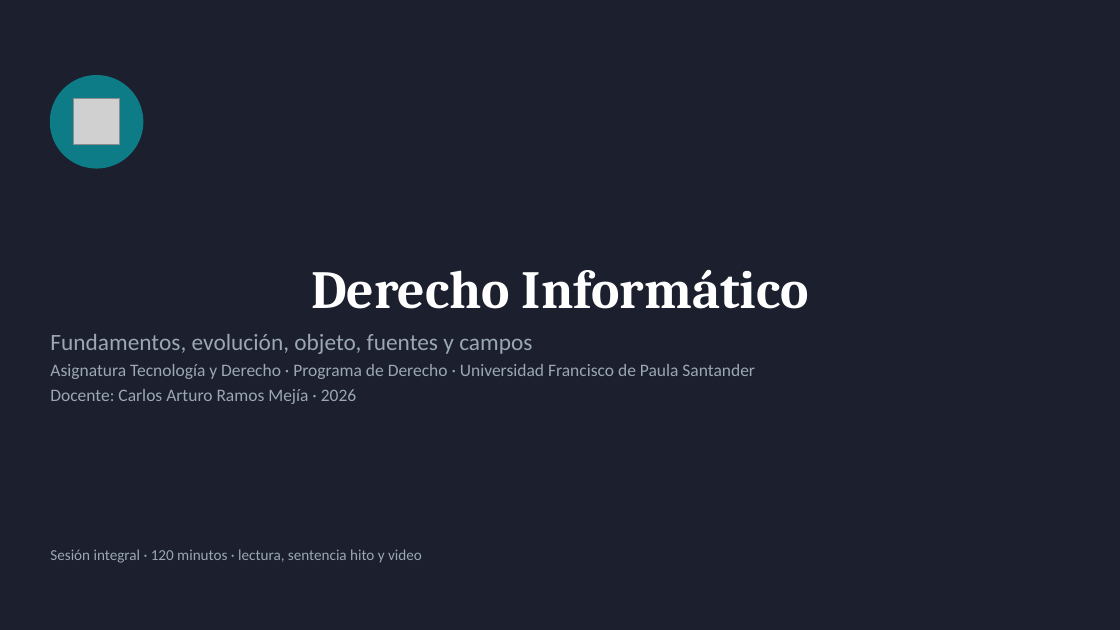
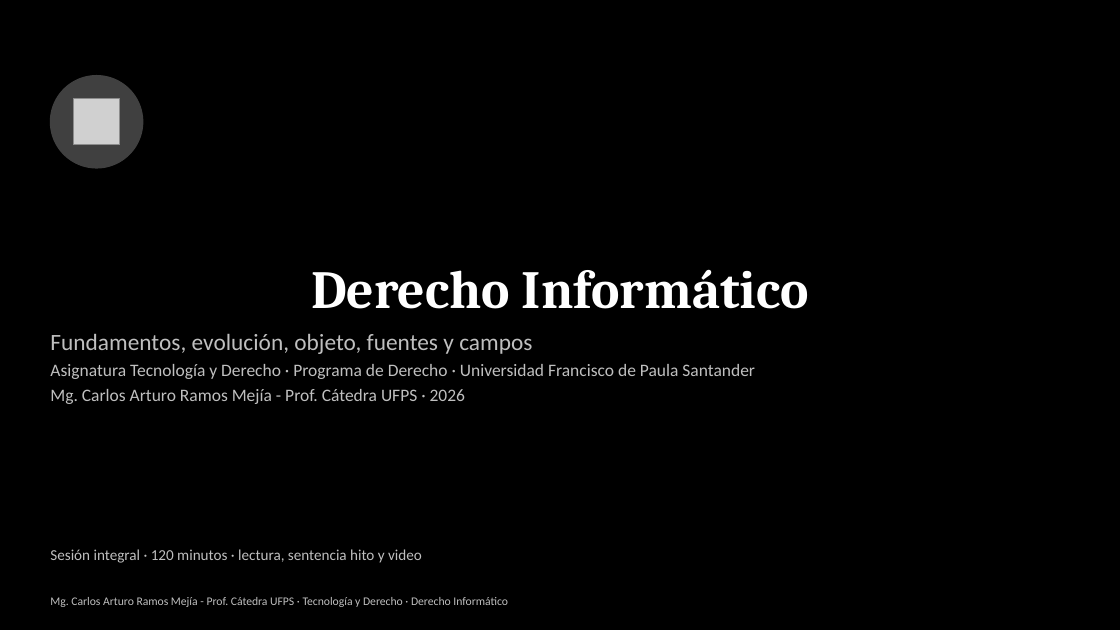
Before and after one commit to Arturoramos22/Arturoramos22, a slide deck: slide 1 of clase-derecho-informatico/DIAPOSITIVAS.pptx. Drawn at 1120x630 pixels with LibreOffice and Linux fonts; fonts in the diff are those of the drawing; grey boxes stand for pictures. Boxes give left, top, right and bottom in pixels: in the first picture for what was removed or moved away, otherwise in the second. Text is boxed around its words. In the diff, an @@ line names an element or a change of style, - is before the commit and + after.

```diff
--- a/clase-derecho-informatico/DIAPOSITIVAS.pptx
+++ b/clase-derecho-informatico/DIAPOSITIVAS.pptx
@@ background #1B1F2E to #000000 @@
@@ ellipse at <box>50,76,143,168</box>: fill #0E7C86 to #404040; outline #0E7C86 1 pt to #404040 1 pt @@
@@ text at <box>50,334,755,379</box>: text colour #9BA7B4 to #BFBFBF in "Fundamentos, evolución, objeto, fuentes y campos", "Asignatura Tecnología y Derecho · Programa de ..." @@
@@ text at <box>50,389,465,404</box>: text changed; text colour #9BA7B4 to #BFBFBF @@
-Docente: Carlos Arturo Ramos Mejía · 2026
+Mg. Carlos Arturo Ramos Mejía - Prof. Cátedra UFPS · 2026
@@ text "Sesión integral · 120 minutos ..." at <box>50,549,422,563</box>: text colour #9BA7B4 to #BFBFBF @@
@@ text added at <box>50,597,508,607</box>, 10 pt, text #BFBFBF @@
+Mg. Carlos Arturo Ramos Mejía - Prof. Cátedra UFPS · Tecnología y Derecho · Derecho Informático
```
Also in this commit, not shown: 23 other slides changed, 2 other files.
